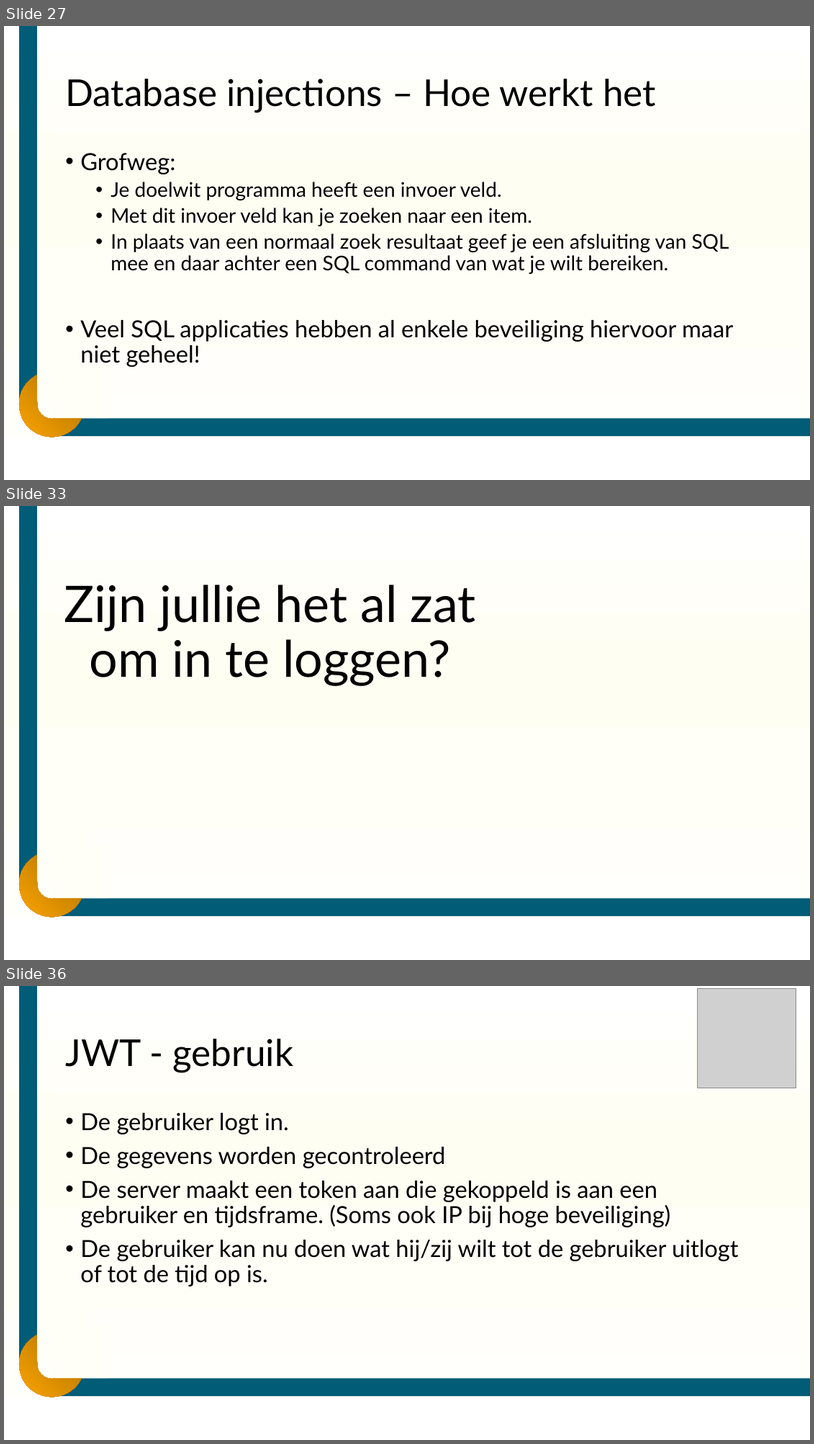
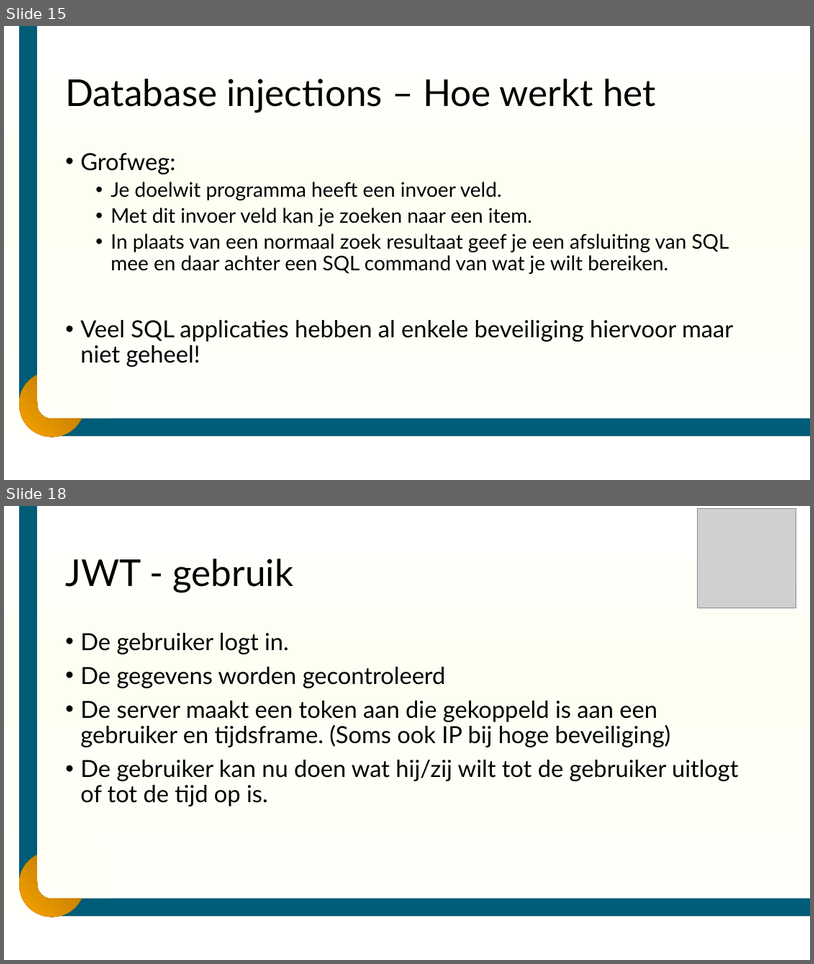
Before and after one commit to DummyMeneer/Cyber-Security, a slide deck: Lesmateriaal/Slides/CySec – les 4 - Database en JWT.pptx. Shown one above the other, each under a label of ours: slides 27, 33 and 36 before the commit, slides 15 and 18 after it; the slides between them are not shown. The pictures are 814x1444 and 814x964 pixels, drawn with LibreOffice and Linux fonts; fonts in the diff are those of the drawing; grey boxes stand for pictures; background and template pictures are left out. Boxes give left, top, right and bottom in pixels: in the first picture for what was removed or moved away, otherwise in the second. Text is boxed around its words. In the diff, an @@ line names an element or a change of style, - is before the commit and + after.

```diff
--- a/Lesmateriaal/Slides/CySec – les 4 - Database en JWT.pptx
+++ b/Lesmateriaal/Slides/CySec – les 4 - Database en JWT.pptx
@@ slide 33 removed at (4,506,810,960), background gradient #FFFFFF to #FFFEF3 to #FFFEF7; not listed: 5 template elements that a slide beside it also shows @@
@@ title removed at (64,584,476,686) @@
-Zijn jullie het al zat om in te loggen?
@@ what was slide 27 is now slide 15 @@
@@ what was slide 36 is now slide 18 @@
```
Also in this commit, not shown: 1 slide changed, 17 other slides removed, 12 other files.
